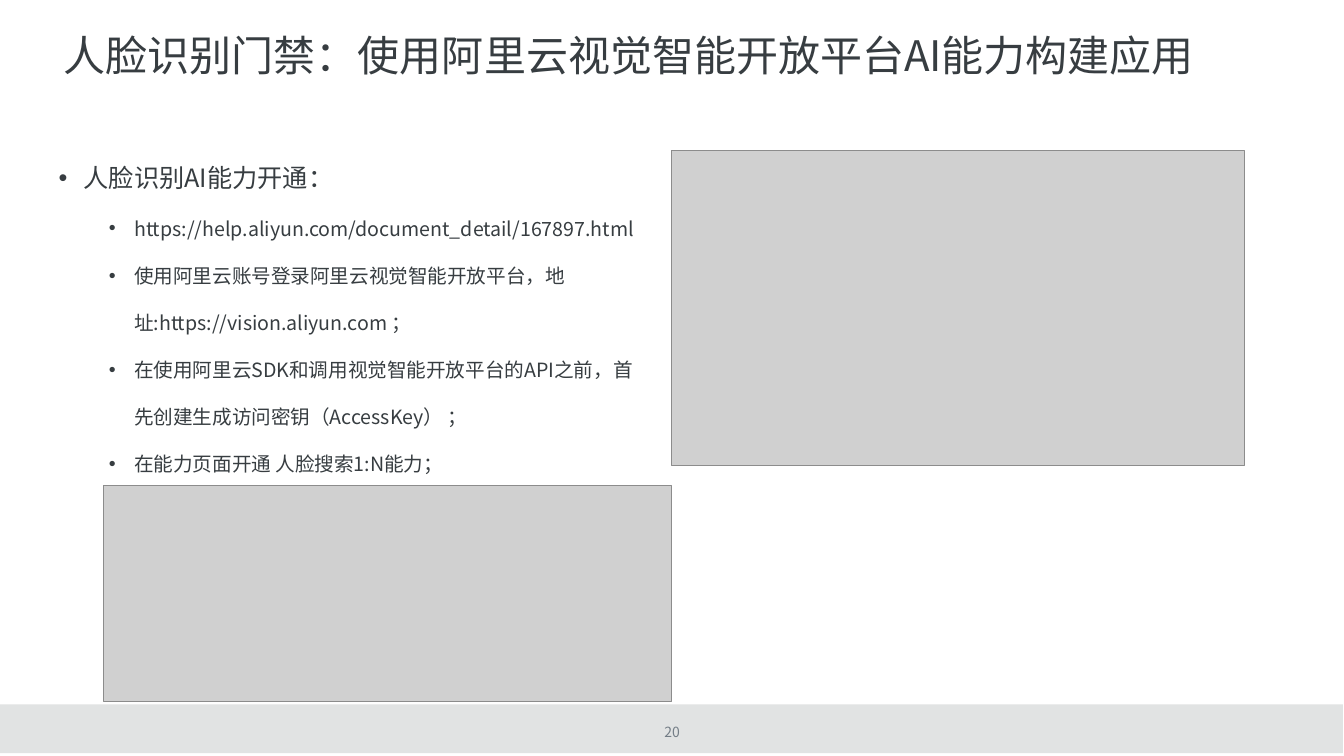
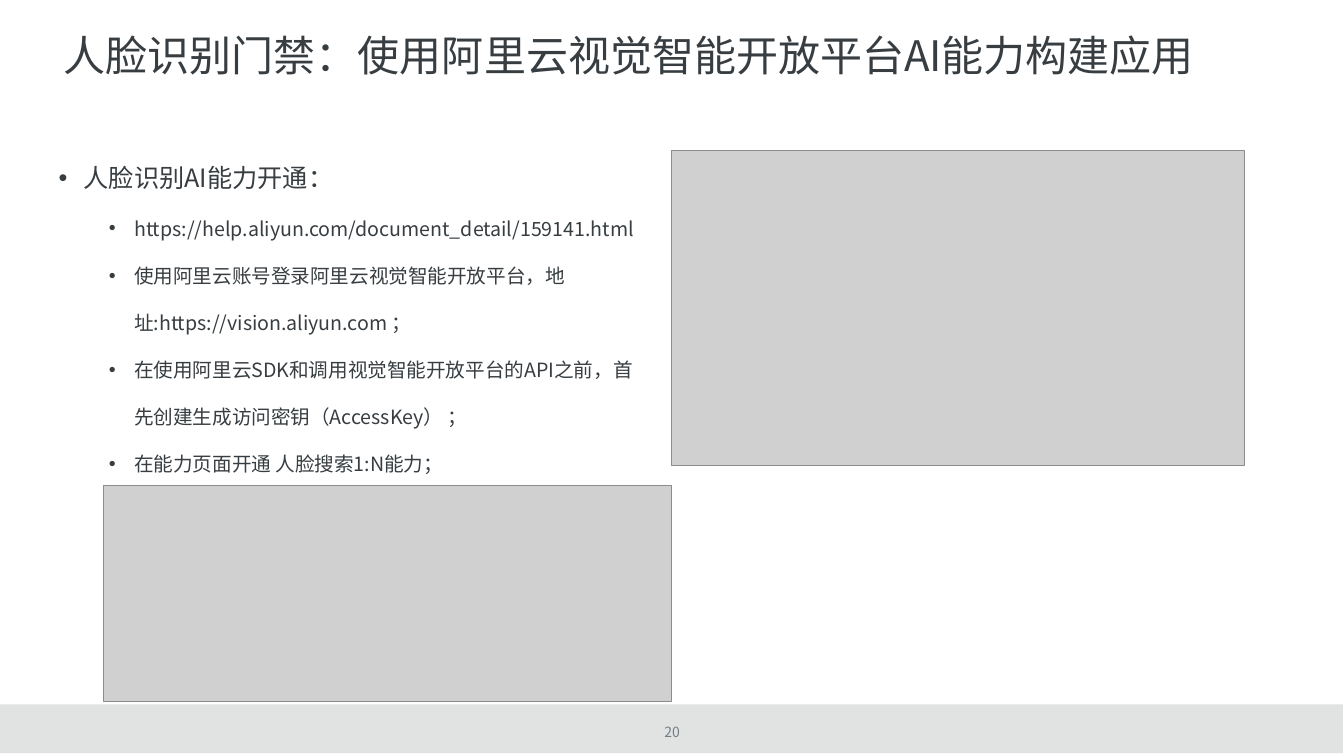
Before and after one commit to Gabrielle-OyO/AliOS-Things-Term, a slide deck: slide 21 of ppt/04智能家居应用-人脸识别门禁系统.pptx. Drawn at 1344x756 pixels with LibreOffice and Linux fonts; fonts in the diff are those of the drawing; grey boxes stand for pictures; background and template pictures are left out. Boxes give left, top, right and bottom in pixels: in the first picture for what was removed or moved away, otherwise in the second. Text is boxed around its words. In the diff, an @@ line names an element or a change of style, - is before the commit and + after.

```diff
--- a/ppt/04智能家居应用-人脸识别门禁系统.pptx
+++ b/ppt/04智能家居应用-人脸识别门禁系统.pptx
@@ text at [134,220,634,241]: text changed @@
-  • https://help.aliyun.com/document_detail/167897.html
+  • https://help.aliyun.com/document_detail/159141.html
```
Also in this commit, not shown: 4 other files.
